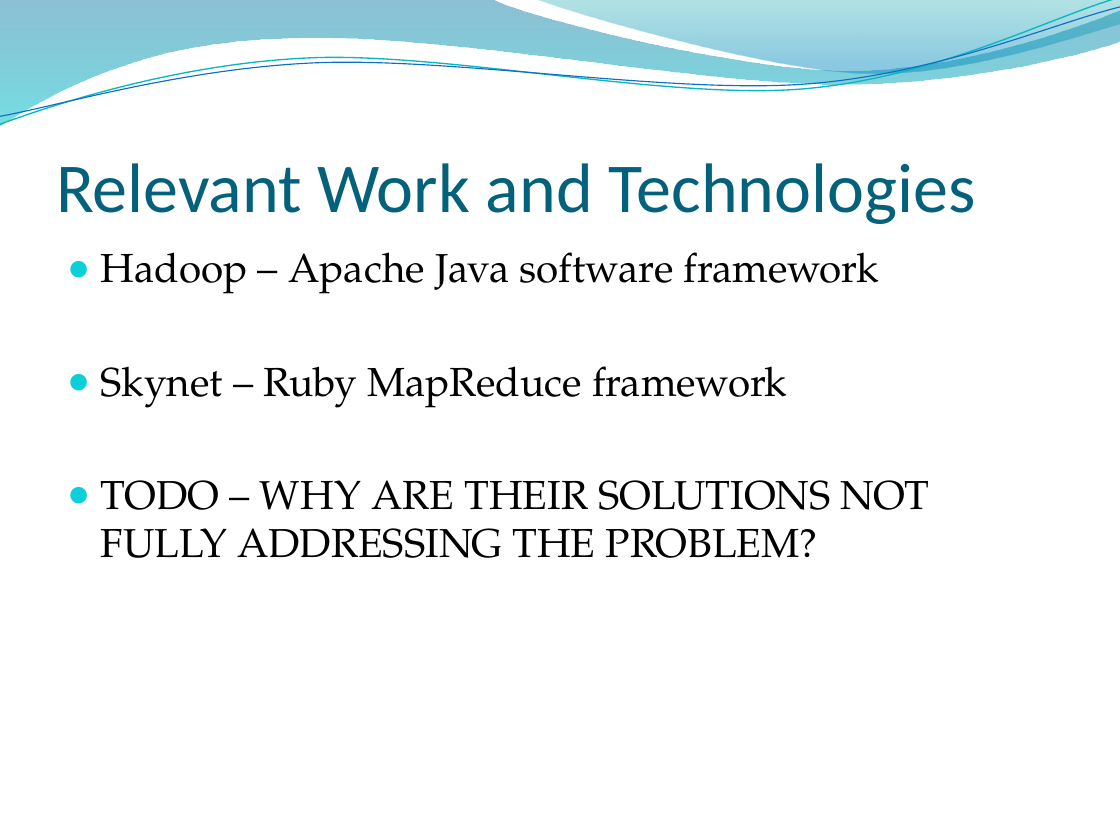
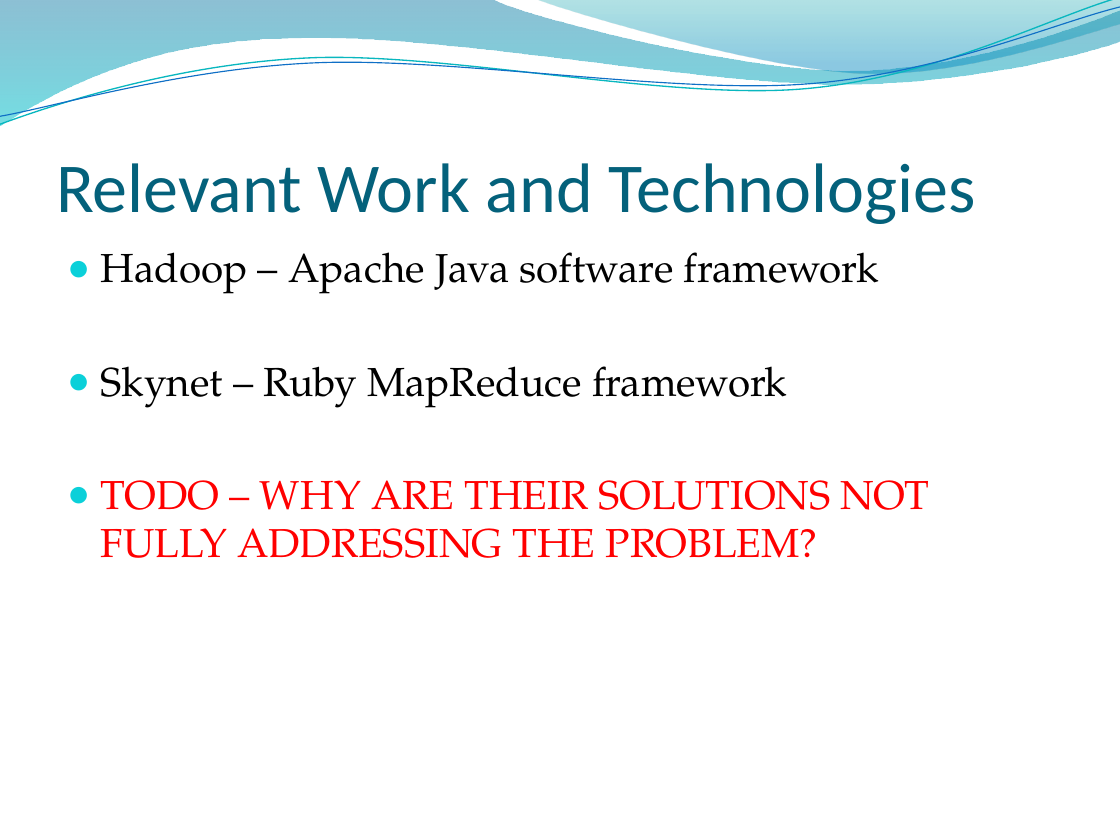
Before and after one commit to osecki/cs647, a slide deck: slide 4 of Documentation/Presentation.pptx. Drawn at 1120x840 pixels with LibreOffice and Linux fonts; fonts in the diff are those of the drawing; background and template pictures are left out. Boxes give left, top, right and bottom in pixels: in the first picture for what was removed or moved away, otherwise in the second. Text is boxed around its words. In the diff, an @@ line names an element or a change of style, - is before the commit and + after.

```diff
--- a/Documentation/Presentation.pptx
+++ b/Documentation/Presentation.pptx
@@ text at box(101, 480, 930, 558): text colour #000000 to #FF0000 in "TODO – WHY ARE THEIR SOLUTIONS NOT ..." @@
```
Also in this commit, not shown: 1 other file.
